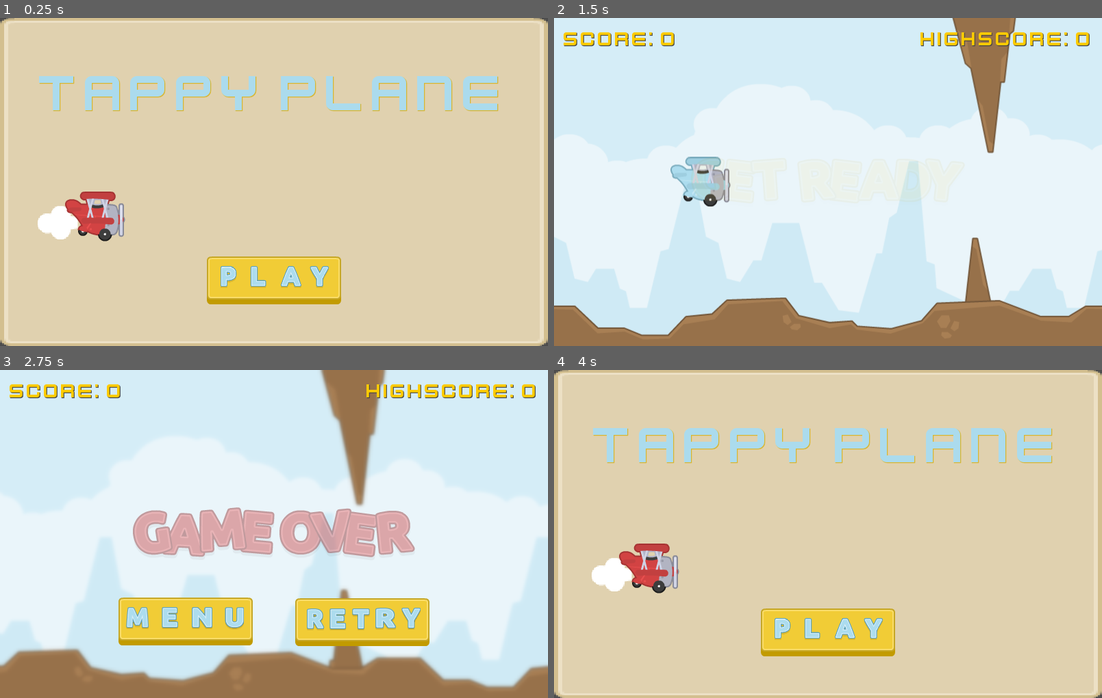
Above: before the commit, frames 1-4 (two rows, left to right).
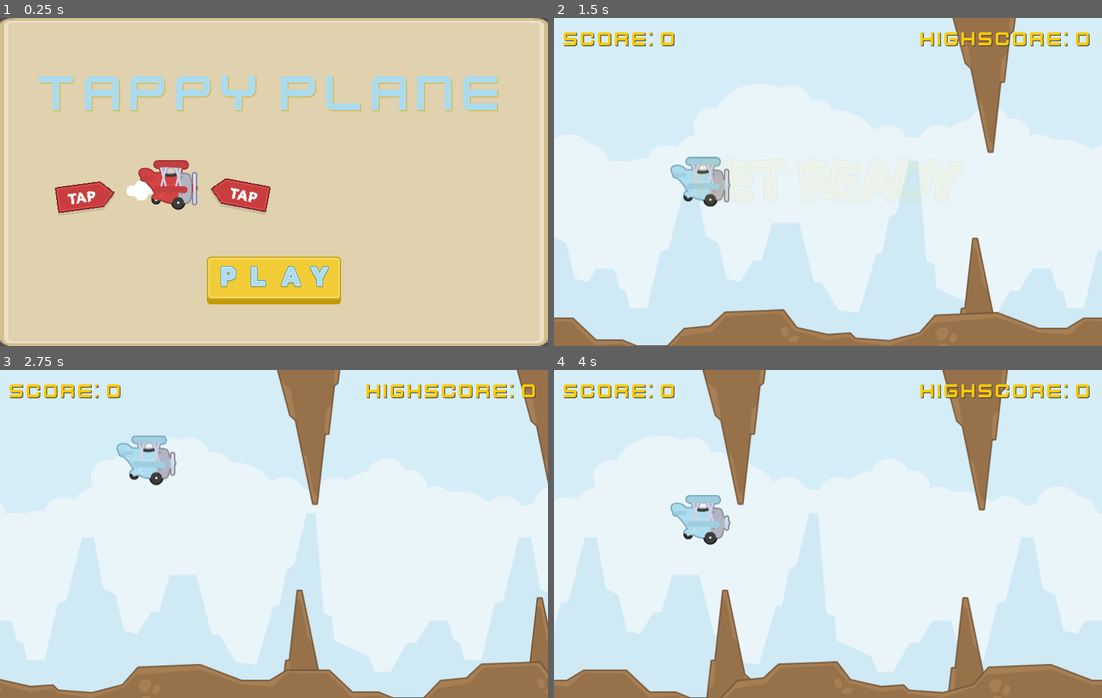
Above: after the commit, the same moments.

Repository: yagolasse/tappy-plane-godot
Game: Godot game, scene res://scenes/main_menu.tscn
Two runs of this game, one before a commit and one after it. Both use one fixed random seed, a clock stepped at 60 frames per second and the inputs below.
Inputs (mouse positions are in pixels of both pictures, inside the frame that each line leads up to):
- Up to frame 1 (0.25 s): no input
- Up to frame 2 (1.5 s): click (828, 280) at 0.5 s; tap Enter (ui_accept) at 1.25, 1.35 s; move the mouse to (948, 165) at 1.27 s; hold 1 from 1.28 s (still down); click (948, 165) at 1.42 s
- Up to frame 3 (2.75 s): click (394, 517) at 1.52 s; click (394, 517) at 1.82 s; move the mouse to (164, 550) at 2.02 s; release 1 at 2.03 s; tap 1 at 2.1 s; click (164, 550) at 2.17 s; click (164, 550) at 2.27 s; tap 2 at 2.3 s; click (164, 550) at 2.57 s
- Up to frame 4 (4 s): click (740, 622) at 2.77 s; move the mouse to (882, 461) at 3.52 s; hold 2 from 3.53 s (still down); click (882, 461) at 3.67 s; tap 3 at 3.8 s

The runs differ from the first frame. In frame 1, 4.0% of the frame differs, in the area x 6-50%, y 43-69%; in frame 2, 3.9%; in frame 3, 32%; in frame 4, 99%, in the area x 0-100%, y 0-100%.
Error before the commit: Invalid assignment of property or key 'paused' with value of type 'bool' on a base object of type 'null instance'. (res://scripts/game.gd:71)

Commit message:
WIP: Add skins

Diff:
--- a/packed_scene/player.tscn
+++ b/packed_scene/player.tscn
@@ -1,7 +1,10 @@
-[gd_scene load_steps=4 format=3 uid="uid://cpptjv6noawj4"]
+[gd_scene load_steps=7 format=3 uid="uid://cpptjv6noawj4"]
 
 [ext_resource type="Script" path="res://scripts/player.gd" id="1_ug8fo"]
-[ext_resource type="SpriteFrames" uid="uid://c3mnyku6p27rb" path="res://resources/player_sprite_blue.tres" id="2_0bnyq"]
+[ext_resource type="SpriteFrames" uid="uid://xfdlto8nlxee" path="res://resources/player_sprite_skin_red.tres" id="2_epnrs"]
+[ext_resource type="SpriteFrames" uid="uid://dd1r51vpf8o3y" path="res://resources/player_sprite_skin_blue.tres" id="3_wvxo0"]
+[ext_resource type="SpriteFrames" uid="uid://54hrkitma3cm" path="res://resources/player_sprite_skin_green.tres" id="4_a0pyc"]
+[ext_resource type="SpriteFrames" uid="uid://bik5kkw7ev0j4" path="res://resources/player_sprite_skin_yellow.tres" id="5_xpop8"]
 
 [sub_resource type="CircleShape2D" id="CircleShape2D_wtnf2"]
 radius = 32.0624
@@ -10,12 +13,15 @@
 position = Vector2(0, -1)
 script = ExtResource("1_ug8fo")
 flap_speed = 25000
-player_skin_blue = ExtResource("2_0bnyq")
+player_skin_red = ExtResource("2_epnrs")
+player_skin_blue = ExtResource("3_wvxo0")
+player_skin_green = ExtResource("4_a0pyc")
+player_skin_yellow = ExtResource("5_xpop8")
 visibility_notifier = NodePath("VisibilityNotifier")
 
 [node name="Sprite" type="AnimatedSprite2D" parent="."]
-sprite_frames = ExtResource("2_0bnyq")
-animation = &"flap"
+sprite_frames = ExtResource("3_wvxo0")
+animation = &"engine_on"
 
 [node name="Collider" type="CollisionShape2D" parent="."]
 position = Vector2(1, -3)
--- a/project.godot
+++ b/project.godot
@@ -29,3 +29,11 @@
 [dotnet]
 
 project/assembly_name="tappy-plane"
+
+[input]
+
+flap={
+"deadzone": 0.5,
+"events": [Object(InputEventMouseButton,"resource_local_to_scene":false,"resource_name":"","device":-1,"window_id":0,"alt_pressed":false,"shift_pressed":false,"ctrl_pressed":false,"meta_pressed":false,"button_mask":1,"position":Vector2(259, 8),"global_position":Vector2(263, 51),"factor":1.0,"button_index":1,"canceled":false,"pressed":true,"double_click":false,"script":null)
+]
+}
--- a/resources/player_sprite_blue.tres
+++ /dev/null
@@ -1,22 +0,0 @@
-[gd_resource type="SpriteFrames" load_steps=4 format=3 uid="uid://c3mnyku6p27rb"]
-
-[ext_resource type="Texture2D" uid="uid://jmxowwk7frfo" path="res://assets/kenney-tappy-plane/PNG/Planes/planeBlue1.png" id="1_hymsr"]
-[ext_resource type="Texture2D" uid="uid://doo861x1pdld5" path="res://assets/kenney-tappy-plane/PNG/Planes/planeBlue2.png" id="2_ssuyr"]
-[ext_resource type="Texture2D" uid="uid://csj6wuguexnto" path="res://assets/kenney-tappy-plane/PNG/Planes/planeBlue3.png" id="3_igteo"]
-
-[resource]
-animations = [{
-"frames": [{
-"duration": 1.0,
-"texture": ExtResource("1_hymsr")
-}, {
-"duration": 1.0,
-"texture": ExtResource("2_ssuyr")
-}, {
-"duration": 1.0,
-"texture": ExtResource("3_igteo")
-}],
-"loop": true,
-"name": &"flap",
-"speed": 18.0
-}]
--- /dev/null
+++ b/resources/player_sprite_skin.tres
@@ -0,0 +1,14 @@
+[gd_resource type="Resource" script_class="PlayerSpriteSkin" load_steps=6 format=3 uid="uid://cf7wft41g2adf"]
+
+[ext_resource type="SpriteFrames" uid="uid://dd1r51vpf8o3y" path="res://resources/player_sprite_skin_blue.tres" id="1_3je77"]
+[ext_resource type="Script" path="res://scripts/player_sprite_skin.gd" id="1_t44f3"]
+[ext_resource type="SpriteFrames" uid="uid://54hrkitma3cm" path="res://resources/player_sprite_skin_green.tres" id="2_4di77"]
+[ext_resource type="SpriteFrames" uid="uid://xfdlto8nlxee" path="res://resources/player_sprite_skin_red.tres" id="3_euh4o"]
+[ext_resource type="SpriteFrames" uid="uid://bik5kkw7ev0j4" path="res://resources/player_sprite_skin_yellow.tres" id="4_jrgnt"]
+
+[resource]
+script = ExtResource("1_t44f3")
+player_skin_red = ExtResource("3_euh4o")
+player_skin_blue = ExtResource("1_3je77")
+player_skin_green = ExtResource("2_4di77")
+player_skin_yellow = ExtResource("4_jrgnt")
--- /dev/null
+++ b/resources/player_sprite_skin_blue.tres
@@ -0,0 +1,22 @@
+[gd_resource type="SpriteFrames" load_steps=4 format=3 uid="uid://dd1r51vpf8o3y"]
+
+[ext_resource type="Texture2D" uid="uid://jmxowwk7frfo" path="res://assets/kenney-tappy-plane/PNG/Planes/planeBlue1.png" id="1_kpfi3"]
+[ext_resource type="Texture2D" uid="uid://doo861x1pdld5" path="res://assets/kenney-tappy-plane/PNG/Planes/planeBlue2.png" id="2_c52tu"]
+[ext_resource type="Texture2D" uid="uid://csj6wuguexnto" path="res://assets/kenney-tappy-plane/PNG/Planes/planeBlue3.png" id="3_cdpjm"]
+
+[resource]
+animations = [{
+"frames": [{
+"duration": 1.0,
+"texture": ExtResource("1_kpfi3")
+}, {
+"duration": 1.0,
+"texture": ExtResource("2_c52tu")
+}, {
+"duration": 1.0,
+"texture": ExtResource("3_cdpjm")
+}],
+"loop": true,
+"name": &"engine_on",
+"speed": 18.0
+}]
--- /dev/null
+++ b/resources/player_sprite_skin_green.tres
@@ -0,0 +1,22 @@
+[gd_resource type="SpriteFrames" load_steps=4 format=3 uid="uid://54hrkitma3cm"]
+
+[ext_resource type="Texture2D" uid="uid://rkc6x3bfhen8" path="res://assets/kenney-tappy-plane/PNG/Planes/planeGreen1.png" id="1_u768k"]
+[ext_resource type="Texture2D" uid="uid://dkbvydnisim5t" path="res://assets/kenney-tappy-plane/PNG/Planes/planeGreen2.png" id="2_yck5h"]
+[ext_resource type="Texture2D" uid="uid://c8s5bybuoido8" path="res://assets/kenney-tappy-plane/PNG/Planes/planeGreen3.png" id="3_cicym"]
+
+[resource]
+animations = [{
+"frames": [{
+"duration": 1.0,
+"texture": ExtResource("1_u768k")
+}, {
+"duration": 1.0,
+"texture": ExtResource("2_yck5h")
+}, {
+"duration": 1.0,
+"texture": ExtResource("3_cicym")
+}],
+"loop": true,
+"name": &"engine_on",
+"speed": 18.0
+}]
--- /dev/null
+++ b/resources/player_sprite_skin_red.tres
@@ -0,0 +1,22 @@
+[gd_resource type="SpriteFrames" load_steps=4 format=3 uid="uid://xfdlto8nlxee"]
+
+[ext_resource type="Texture2D" uid="uid://b8b4u7ii38nrj" path="res://assets/kenney-tappy-plane/PNG/Planes/planeRed1.png" id="1_8rxkv"]
+[ext_resource type="Texture2D" uid="uid://lnd5eng2vavd" path="res://assets/kenney-tappy-plane/PNG/Planes/planeRed2.png" id="2_ix1g8"]
+[ext_resource type="Texture2D" uid="uid://cvfqunprg3nse" path="res://assets/kenney-tappy-plane/PNG/Planes/planeRed3.png" id="3_cngrg"]
+
+[resource]
+animations = [{
+"frames": [{
+"duration": 1.0,
+"texture": ExtResource("1_8rxkv")
+}, {
+"duration": 1.0,
+"texture": ExtResource("2_ix1g8")
+}, {
+"duration": 1.0,
+"texture": ExtResource("3_cngrg")
+}],
+"loop": true,
+"name": &"engine_on",
+"speed": 18.0
+}]
--- /dev/null
+++ b/resources/player_sprite_skin_yellow.tres
@@ -0,0 +1,22 @@
+[gd_resource type="SpriteFrames" load_steps=4 format=3 uid="uid://bik5kkw7ev0j4"]
+
+[ext_resource type="Texture2D" uid="uid://c8tuoln0ugy3m" path="res://assets/kenney-tappy-plane/PNG/Planes/planeYellow1.png" id="1_kif2p"]
+[ext_resource type="Texture2D" uid="uid://ndlwogbtm3ui" path="res://assets/kenney-tappy-plane/PNG/Planes/planeYellow2.png" id="2_xgb1v"]
+[ext_resource type="Texture2D" uid="uid://ba6if6kir17dg" path="res://assets/kenney-tappy-plane/PNG/Planes/planeYellow3.png" id="3_8y7uu"]
+
+[resource]
+animations = [{
+"frames": [{
+"duration": 1.0,
+"texture": ExtResource("1_kif2p")
+}, {
+"duration": 1.0,
+"texture": ExtResource("2_xgb1v")
+}, {
+"duration": 1.0,
+"texture": ExtResource("3_8y7uu")
+}],
+"loop": true,
+"name": &"engine_on",
+"speed": 18.0
+}]
--- a/scenes/game.tscn
+++ b/scenes/game.tscn
@@ -77,7 +77,7 @@
 position = Vector2(2, 309)
 texture = ExtResource("5_0cvp1")
 centered = false
-offset = Vector2(0, -140.205)
+offset = Vector2(-2.705, -122.645)
 region_rect = Rect2(0, 0, 808, 71)
 
 [node name="MainCanvas" type="CanvasLayer" parent="."]
--- a/scenes/main_menu.tscn
+++ b/scenes/main_menu.tscn
@@ -8,8 +8,10 @@
 [ext_resource type="Texture2D" uid="uid://dbc83l62lokbt" path="res://assets/kenney-tappy-plane/PNG/Letters/letterL.png" id="4_q18vi"]
 [ext_resource type="Texture2D" uid="uid://bonvx4va00jjw" path="res://assets/kenney-tappy-plane/PNG/Letters/letterA.png" id="5_c4mtx"]
 [ext_resource type="Texture2D" uid="uid://bfrl4vy5j5mbc" path="res://assets/kenney-tappy-plane/PNG/Letters/letterY.png" id="6_08pvb"]
-[ext_resource type="Texture2D" uid="uid://b1o08ksud1j18" path="res://assets/kenney-tappy-plane/PNG/puffLarge.png" id="8_7hitp"]
 [ext_resource type="Texture2D" uid="uid://b8b4u7ii38nrj" path="res://assets/kenney-tappy-plane/PNG/Planes/planeRed1.png" id="8_mh2tv"]
+[ext_resource type="Texture2D" uid="uid://b33dod0cnl8ny" path="res://assets/kenney-tappy-plane/PNG/puffSmall.png" id="9_cjaim"]
+[ext_resource type="Texture2D" uid="uid://boetgcjghkxl1" path="res://assets/kenney-tappy-plane/PNG/UI/tapRight.png" id="10_id4lc"]
+[ext_resource type="Texture2D" uid="uid://dr88iemce1ydb" path="res://assets/kenney-tappy-plane/PNG/UI/tapLeft.png" id="11_6na4q"]
 
 [node name="MainMenu" type="CanvasLayer" node_paths=PackedStringArray("play_button")]
 script = ExtResource("1_36b4a")
@@ -131,24 +133,62 @@
 
 [node name="Puff" type="TextureRect" parent="MenuUI"]
 layout_mode = 1
-anchors_preset = 4
+anchors_preset = 8
+anchor_left = 0.5
 anchor_top = 0.5
+anchor_right = 0.5
 anchor_bottom = 0.5
-offset_left = 55.0
-offset_top = 35.0
-offset_right = 114.0
-offset_bottom = 84.0
+offset_left = -215.0
+offset_top = -2.0
+offset_right = -178.0
+offset_bottom = 27.0
+grow_horizontal = 2
 grow_vertical = 2
-texture = ExtResource("8_7hitp")
+texture = ExtResource("9_cjaim")
+
+[node name="TapRight" type="TextureRect" parent="MenuUI"]
+layout_mode = 1
+anchors_preset = 8
+anchor_left = 0.5
+anchor_top = 0.5
+anchor_right = 0.5
+anchor_bottom = 0.5
+offset_left = -320.0
+offset_top = 7.99998
+offset_right = -235.0
+offset_bottom = 50.0
+grow_horizontal = 2
+grow_vertical = 2
+rotation = -0.13439
+texture = ExtResource("10_id4lc")
+
+[node name="TapLeft" type="TextureRect" parent="MenuUI"]
+layout_mode = 1
+anchors_preset = 8
+anchor_left = 0.5
+anchor_top = 0.5
+anchor_right = 0.5
+anchor_bottom = 0.5
+offset_left = -88.0
+offset_top = -9.00002
+offset_right = -3.0
+offset_bottom = 33.0
+grow_horizontal = 2
+grow_vertical = 2
+rotation = 0.188496
+texture = ExtResource("11_6na4q")
 
 [node name="Plane" type="TextureRect" parent="MenuUI"]
 layout_mode = 1
-anchors_preset = 4
+anchors_preset = 8
+anchor_left = 0.5
 anchor_top = 0.5
+anchor_right = 0.5
 anchor_bottom = 0.5
-offset_left = 95.0
-offset_top = 14.0
-offset_right = 183.0
-offset_bottom = 87.0
+offset_left = -198.0
+offset_top = -32.0
+offset_right = -110.0
+offset_bottom = 41.0
+grow_horizontal = 2
 grow_vertical = 2
 texture = ExtResource("8_mh2tv")
--- a/scripts/player.gd
+++ b/scripts/player.gd
@@ -4,7 +4,10 @@
 signal game_over
 
 @export var flap_speed: int
+@export var player_skin_red: SpriteFrames
 @export var player_skin_blue: SpriteFrames
+@export var player_skin_green: SpriteFrames
+@export var player_skin_yellow: SpriteFrames
 @export var visibility_notifier: VisibleOnScreenNotifier2D
 
 @onready var sprite: AnimatedSprite2D = $Sprite
@@ -14,20 +17,37 @@
 func _ready() -> void:
 	visibility_notifier.screen_exited.connect(_on_visibility_notifier_screen_exited)
 	sprite.sprite_frames = player_skin_blue
-	sprite.play("flap")
+	sprite.play("engine_on")
 
 
 func _physics_process(delta: float) -> void:
 	velocity.y += gravity_magnitude * delta
 
-	if Input.is_action_just_pressed("ui_accept"):
-		velocity.y = -flap_speed
+	var collision = move_and_collide(velocity * delta)
 
-	var collision = move_and_collide(velocity * delta)
+	if Input.is_key_pressed(KEY_1):
+		sprite.sprite_frames = player_skin_red
+		sprite.play("engine_on")
+	if Input.is_key_pressed(KEY_2):
+		sprite.sprite_frames = player_skin_blue
+		sprite.play("engine_on")
+	if Input.is_key_pressed(KEY_3):
+		sprite.sprite_frames = player_skin_green
+		sprite.play("engine_on")
+	if Input.is_key_pressed(KEY_4):
+		sprite.sprite_frames = player_skin_yellow
+		sprite.play("engine_on")
 
 	if collision and collision.get_collider().is_in_group(Groups.HAZARDS):
 		game_over.emit()
 
 
+func _input(event: InputEvent) -> void:
+	var is_tapping = event is InputEventScreenTouch and event.is_pressed()
+
+	if event.is_action_pressed("flap") or is_tapping:
+		velocity.y = -flap_speed
+
+
 func _on_visibility_notifier_screen_exited() -> void:
 	game_over.emit()
--- /dev/null
+++ b/scripts/player_sprite_skin.gd
@@ -0,0 +1,39 @@
+extends Resource
+class_name PlayerSpriteSkin
+
+enum SkinColor {
+	RED,
+	BLUE,
+	GREEN,
+	YELLOW,
+}
+
+@export var player_skin_red: SpriteFrames
+@export var player_skin_blue: SpriteFrames
+@export var player_skin_green: SpriteFrames
+@export var player_skin_yellow: SpriteFrames
+
+@export var player_texture_red: Texture2D
+@export var player_texture_blue: Texture2D
+@export var player_texture_green: Texture2D
+@export var player_texture_yellow: Texture2D
+
+var player_skin: Dictionary = {
+	SkinColor.RED: player_skin_red,
+	SkinColor.BLUE: player_skin_blue,
+	SkinColor.GREEN: player_skin_green,
+	SkinColor.YELLOW: player_skin_yellow,
+}
+
+var player_texture: Dictionary = {
+	SkinColor.RED: player_texture_red,
+	SkinColor.BLUE: player_texture_blue,
+	SkinColor.GREEN: player_texture_green,
+	SkinColor.YELLOW: player_texture_yellow,
+}
+
+var current_player_skin: int = SkinColor.RED : set = _set_current_player_skin
+
+
+func _set_current_player_skin(value: SkinColor) -> void:
+	current_player_skin = value if value < 4 else 0
Not shown: 1 places in scenes/main_menu.tscn that only renumber resources
